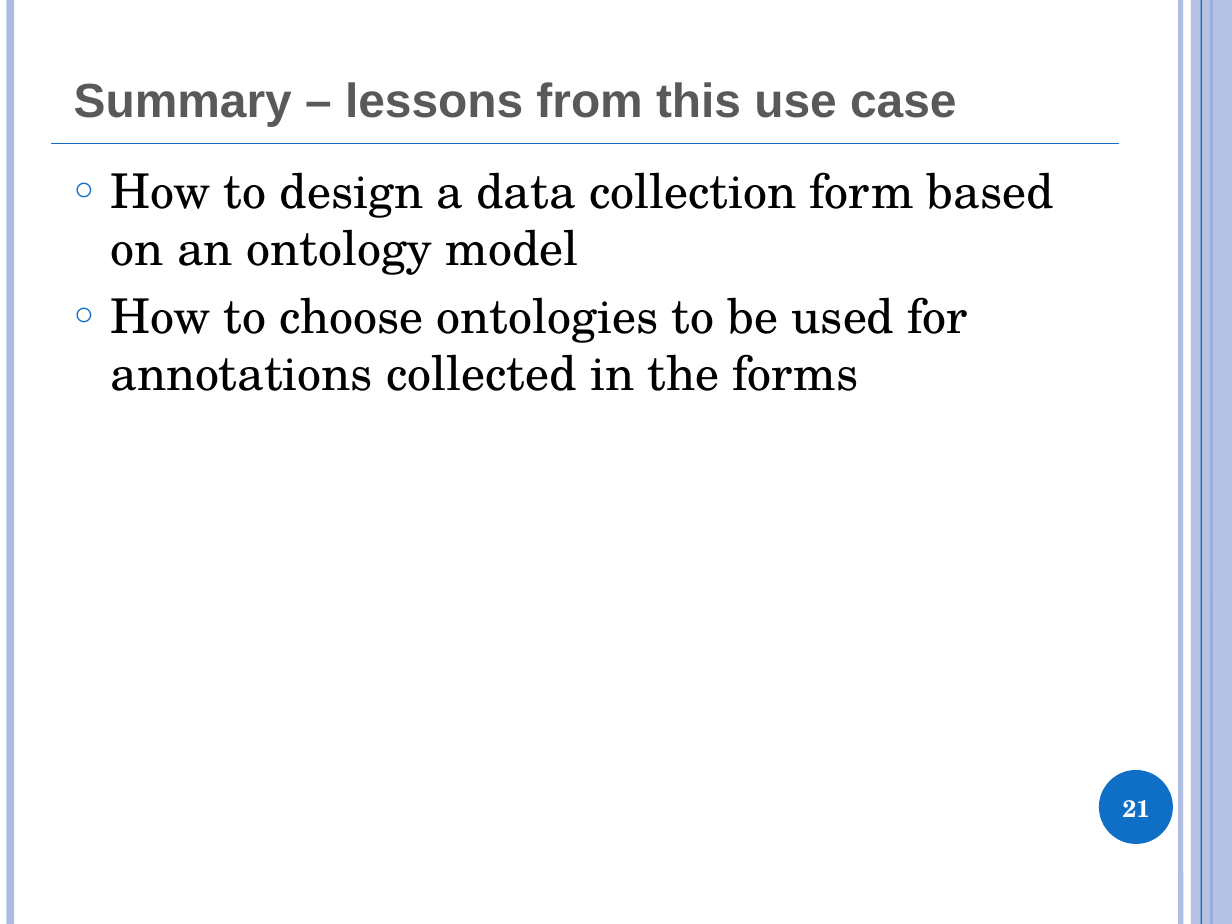
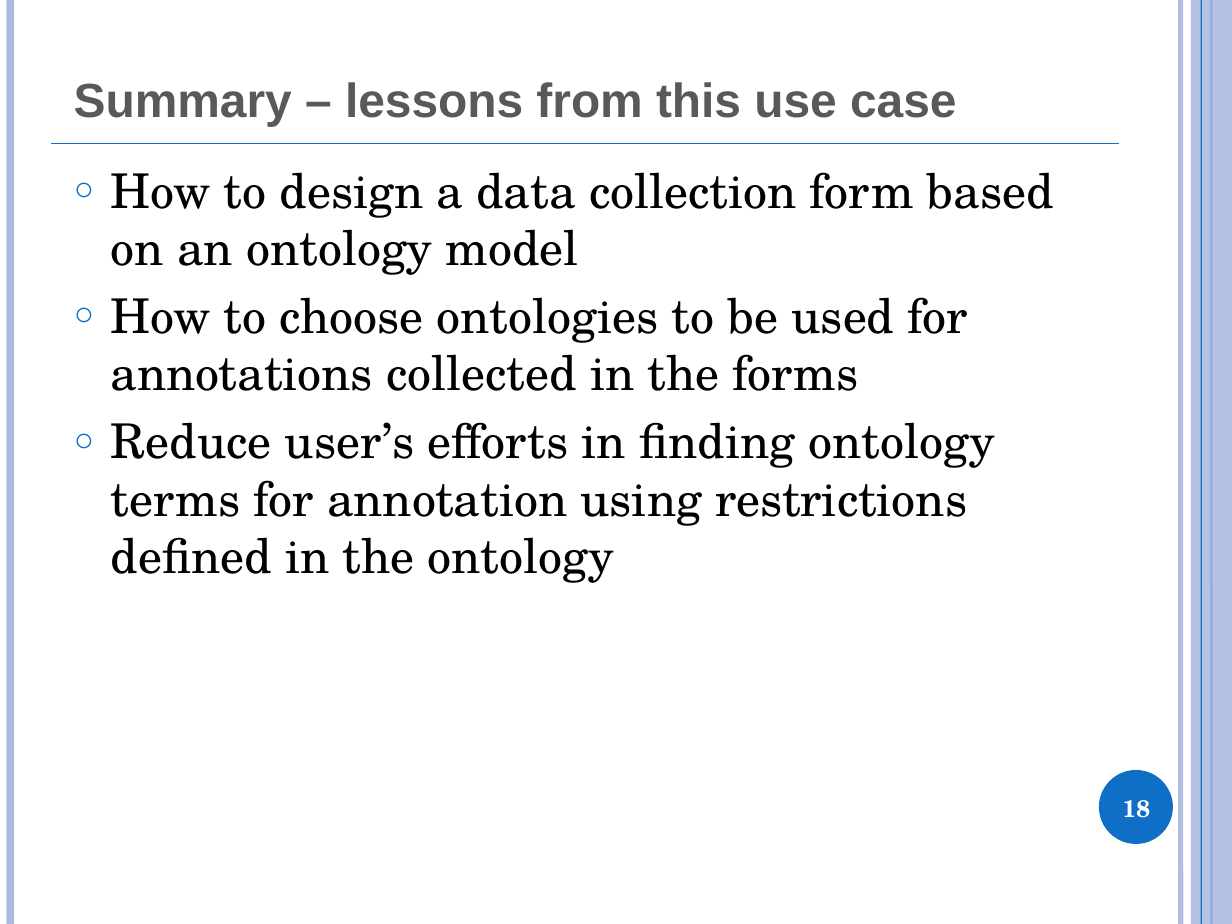
Before and after one commit to obi-ontology/obi-legacy-svn, a slide deck: slide 18 of trunk/docs/presentations/OBI tutorial July 2011 ICBO/EuPathDB.pptx (slide 21 before the commit). Drawn at 1232x924 pixels with LibreOffice and Linux fonts; fonts in the diff are those of the drawing. Boxes give left, top, right and bottom in pixels: in the first picture for what was removed or moved away, otherwise in the second. Text is boxed around its words. In the diff, an @@ line names an element or a change of style, - is before the commit and + after.

```diff
--- a/trunk/docs/presentations/OBI tutorial July 2011 ICBO/EuPathDB.pptx
+++ b/trunk/docs/presentations/OBI tutorial July 2011 ICBO/EuPathDB.pptx
@@ text at bbox=[111, 422, 995, 583]: paragraph added @@
+○ Reduce user’s efforts in finding ontology terms for annotation using restrictions defined in the ontology
@@ page number at bbox=[1123, 800, 1151, 818]: text changed @@
-21
+18
```
Also in this commit, not shown: 2 other slides changed, 1 slide added, 4 slides removed.
